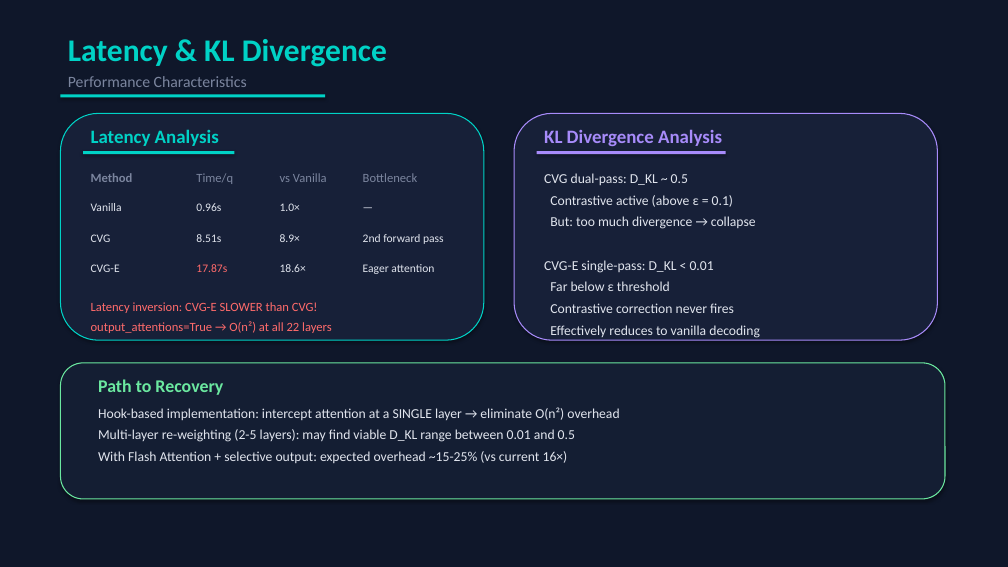
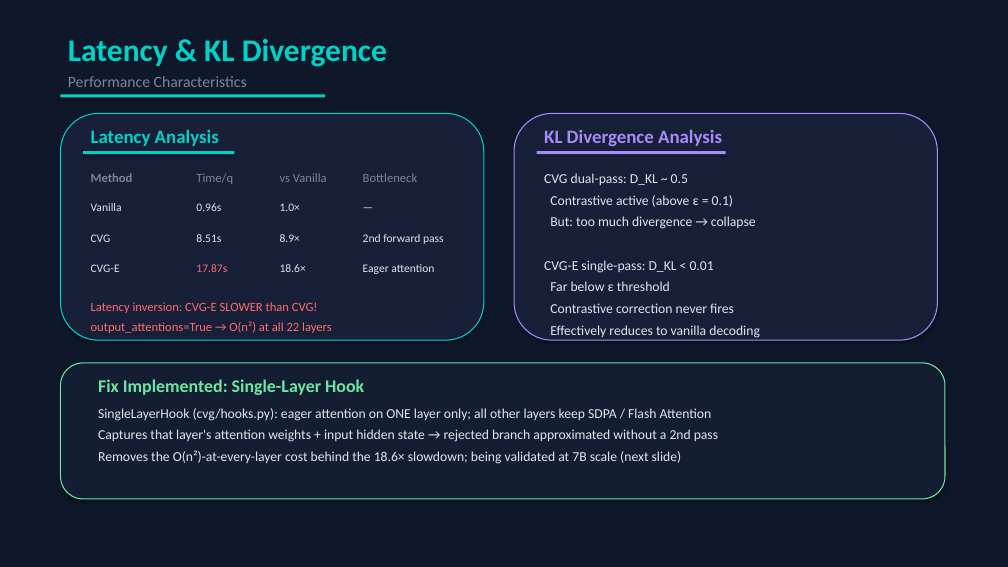
Before and after one commit to gauriiiiiiiiiiii/CVG_faithful_mllm, a slide deck: slide 11 of documentation/CVG-E_Research_Presentation.pptx. Drawn at 1008x567 pixels with LibreOffice and Linux fonts; fonts in the diff are those of the drawing. Boxes give left, top, right and bottom in pixels: in the first picture for what was removed or moved away, otherwise in the second. Text is boxed around its words. In the diff, an @@ line names an element or a change of style, - is before the commit and + after.

```diff
--- a/documentation/CVG-E_Research_Presentation.pptx
+++ b/documentation/CVG-E_Research_Presentation.pptx
@@ text at (x1=98, y1=379, x2=364, y2=395): text changed @@
-Path to Recovery
+Fix Implemented: Single-Layer Hook
@@ text at (x1=98, y1=408, x2=718, y2=464): text changed @@
-Hook-based implementation: intercept attention at a SINGLE layer → eliminate O(n²) overhead
-Multi-layer re-weighting (2-5 layers): may find viable D_KL range between 0.01 and 0.5
-With Flash Attention + selective output: expected overhead ~15-25% (vs current 16×)
+SingleLayerHook (cvg/hooks.py): eager attention on ONE layer only; all other layers keep SDPA / Flash Attention
+Captures that layer's attention weights + input hidden state → rejected branch approximated without a 2nd pass
+Removes the O(n²)-at-every-layer cost behind the 18.6× slowdown; being validated at 7B scale (next slide)
```
Also in this commit, not shown: 3 other slides changed, 1 slide added, 38 other files.
